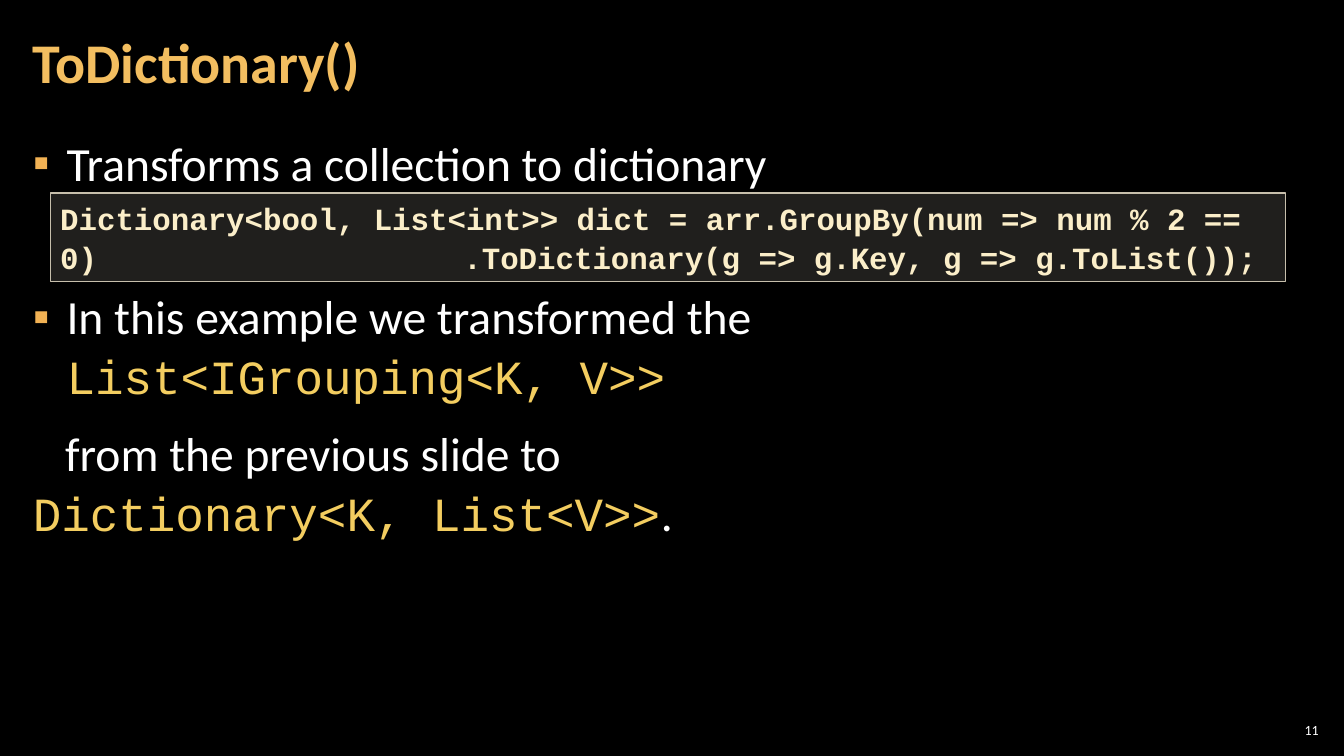
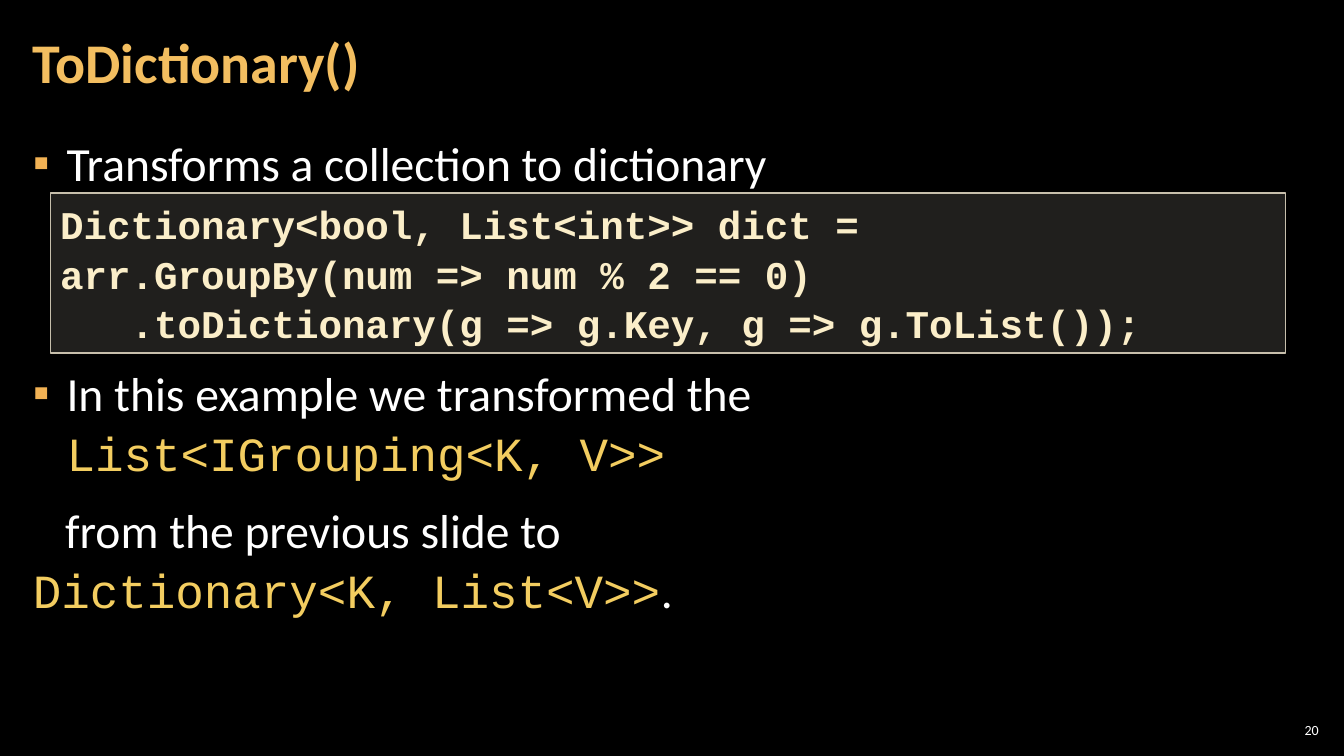
Before and after one commit to GoldenR1618/SoftUni-Exercises-and-Exams, a slide deck: slide 20 of 05.C#_Advanced/08.BUILT-IN_QUERY_METHODS_-_LINQ/08. CSharp-Advanced-LINQ.pptx (slide 11 before the commit). Drawn at 1344x756 pixels with LibreOffice and Linux fonts; fonts in the diff are those of the drawing; background and template pictures are left out. Boxes give left, top, right and bottom in pixels: in the first picture for what was removed or moved away, otherwise in the second. Text is boxed around its words. In the diff, an @@ line names an element or a change of style, - is before the commit and + after.

```diff
--- a/05.C#_Advanced/08.BUILT-IN_QUERY_METHODS_-_LINQ/08. CSharp-Advanced-LINQ.pptx
+++ b/05.C#_Advanced/08.BUILT-IN_QUERY_METHODS_-_LINQ/08. CSharp-Advanced-LINQ.pptx
@@ text "Transforms a collection to dictionary" rewrapped from bbox=[33, 148, 766, 541] to bbox=[33, 148, 766, 618] @@
@@ rectangle "Dictionary<bool, List<int>> dict =": place and size @@
-rectangle "Dictionary<bool, List<int>> dict =" at bbox=[50, 194, 1286, 282]
+rectangle "Dictionary<bool, List<int>> dict =" at bbox=[50, 194, 1286, 354]
@@ text in rectangle at bbox=[60, 211, 1141, 347]: text changed; size 22 to 28 pt @@
-Dictionary<bool, List<int>> dict = arr.GroupBy(num => num % 2 == 0) .ToDictionary(g => g.Key, g => g.ToList());
+Dictionary<bool, List<int>> dict =
+arr.GroupBy(num => num % 2 == 0)
+.toDictionary(g => g.Key, g => g.ToList());
@@ page number at bbox=[1305, 726, 1319, 735]: text changed @@
-11
+20
```
Also in this commit, not shown: 5 other slides changed, 16 slides added, 4 slides removed, 39 other files.
